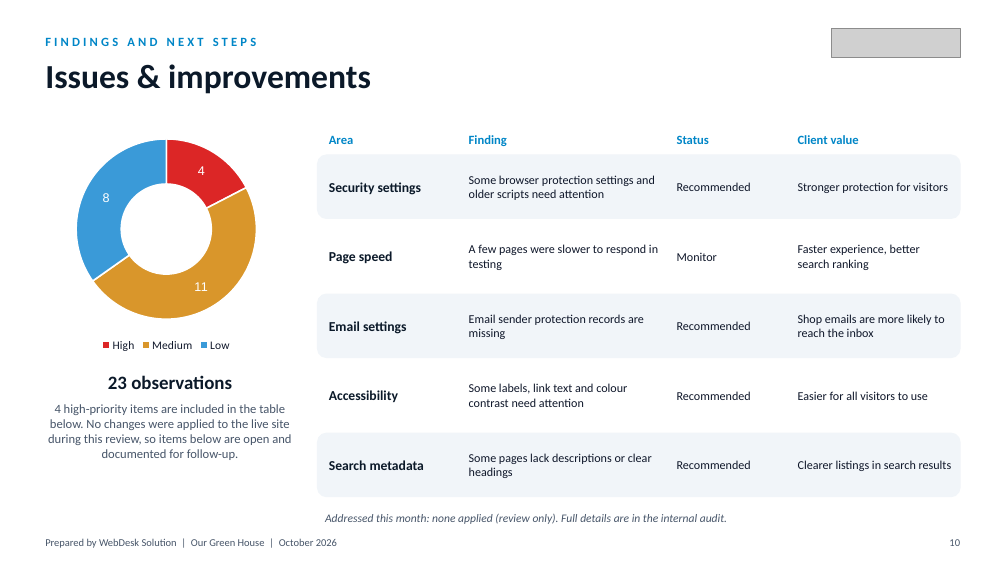
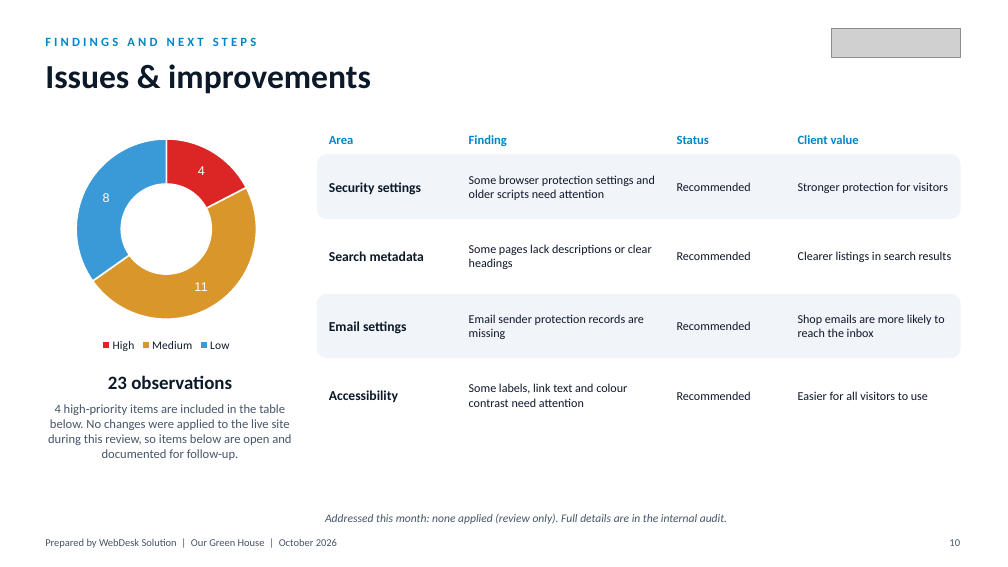
Before and after one commit to jash-webdesk/monthly-monitoring-testing-system, a slide deck: slide 10 of reports/our-green-house/2026-10/Our_Green_House_Monthly_Website_Maintenance_Report_October_2026.pptx. Drawn at 1008x567 pixels with LibreOffice and Linux fonts; fonts in the diff are those of the drawing; grey boxes stand for pictures. Boxes give left, top, right and bottom in pixels: in the first picture for what was removed or moved away, otherwise in the second. Text is boxed around its words. In the diff, an @@ line names an element or a change of style, - is before the commit and + after.

```diff
--- a/reports/our-green-house/2026-10/Our_Green_House_Monthly_Website_Maintenance_Report_October_2026.pptx
+++ b/reports/our-green-house/2026-10/Our_Green_House_Monthly_Website_Maintenance_Report_October_2026.pptx
@@ 4 texts: place and size @@
-4 texts at [329,453,952,478]
+4 texts at [329,244,952,269]
@@ text removed at [329,251,393,264] @@
-Page speed
@@ text removed at [469,244,658,270] @@
-A few pages were slower to respond in testing
@@ text removed at [677,253,717,261] @@
-Monitor
@@ text removed at [798,244,920,270] @@
-Faster experience, better search ranking
@@ rounded rectangle removed at [318,433,960,497] @@
```
Also in this commit, not shown: 5 other slides changed, 19 other files.
